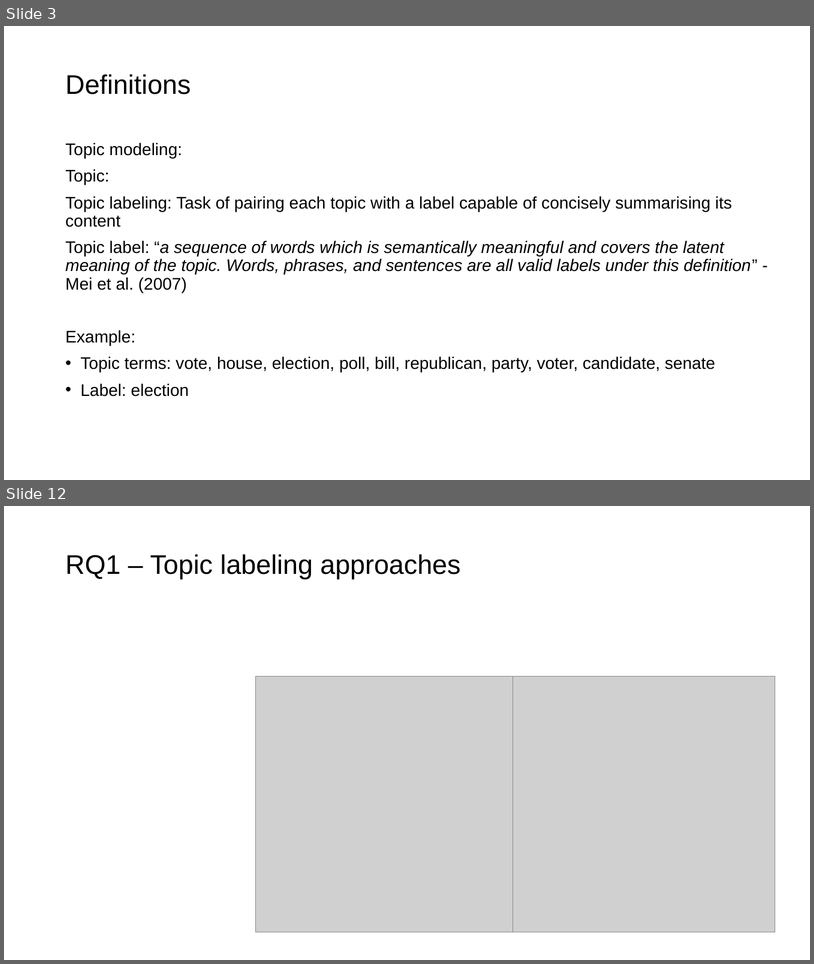
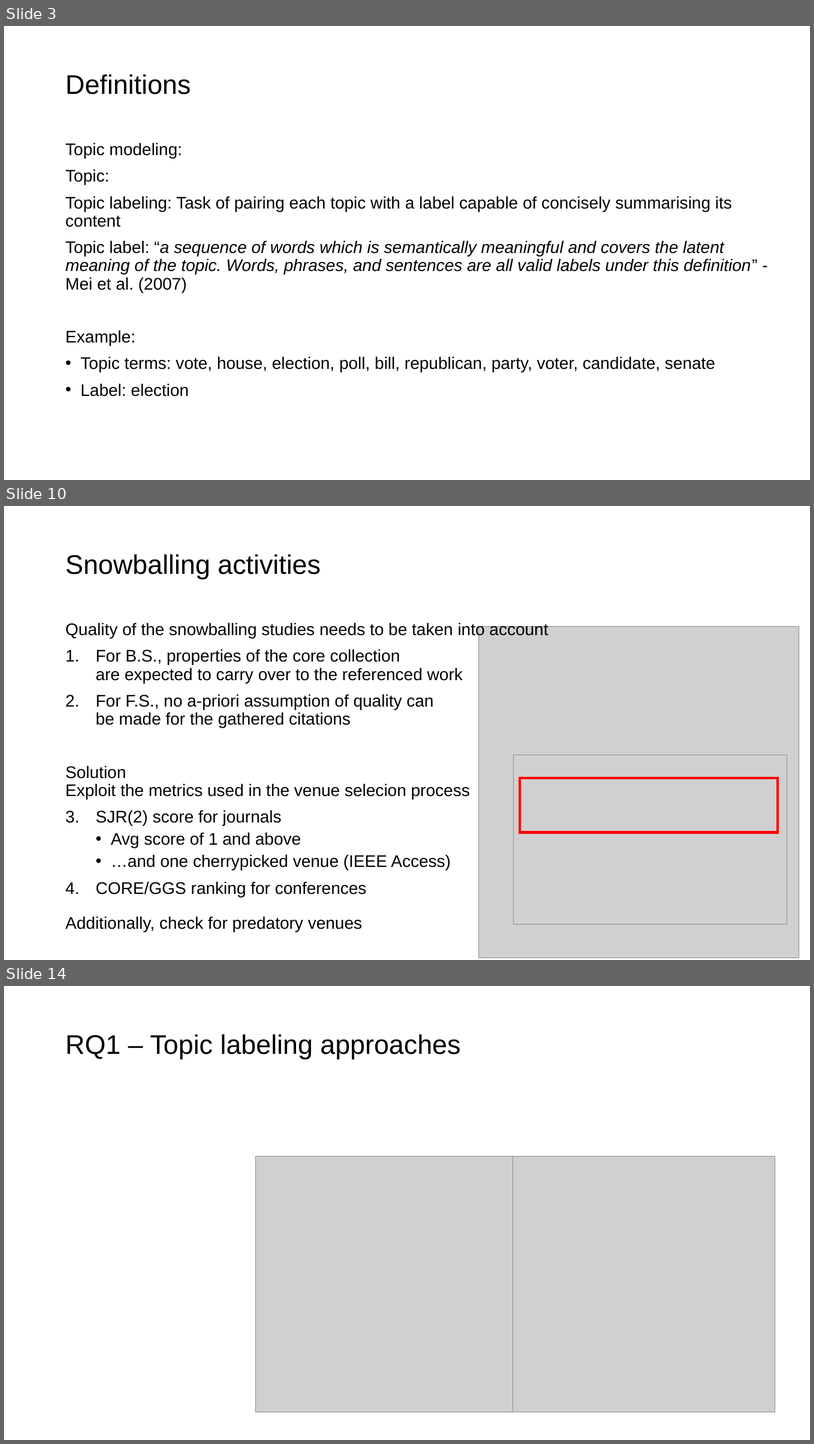
Before and after one commit to iberius96/Msc_Thesis, a slide deck: Backups/Presentation_Samuele_Ceol.pptx. Shown one above the other, each under a label of ours: slides 3 and 12 before the commit, slides 3, 10 and 14 after it; the slides between them are not shown. The pictures are 814x964 and 814x1444 pixels, drawn with LibreOffice and Linux fonts; fonts in the diff are those of the drawing; grey boxes stand for pictures. Boxes give left, top, right and bottom in pixels: in the first picture for what was removed or moved away, otherwise in the second. Text is boxed around its words. In the diff, an @@ line names an element or a change of style, - is before the commit and + after.

```diff
--- a/Backups/Presentation_Samuele_Ceol.pptx
+++ b/Backups/Presentation_Samuele_Ceol.pptx
@@ slide 10 added at bbox=[4, 506, 810, 960], background #FFFFFF @@
@@ title added at bbox=[65, 554, 321, 579], 32 pt, text #000000 @@
+Snowballing activities
@@ text added at bbox=[65, 622, 548, 931], 20 pt, text #000000 @@
+Quality of the snowballing studies needs to be taken into account
+1. For B.S., properties of the core collection
+   are expected to carry over to the referenced work
+2. For F.S., no a-priori assumption of quality can
+   be made for the gathered citations
+Solution
+Exploit the metrics used in the venue selecion process
+1. SJR(2) score for journals
+  • Avg score of 1 and above
+  • …and one cherrypicked venue (IEEE Access)
+2. CORE/GGS ranking for conferences
+Additionally, check for predatory venues
@@ picture added at bbox=[479, 627, 800, 957] @@
@@ picture added at bbox=[514, 754, 788, 924] @@
@@ rectangle added at bbox=[520, 778, 779, 832], outline #FF0000 3 pt @@
@@ what was slide 12 is now slide 14 @@
```
Also in this commit, not shown: 8 slides changed, 7 other slides added, 2 slides removed, 1 other file.
